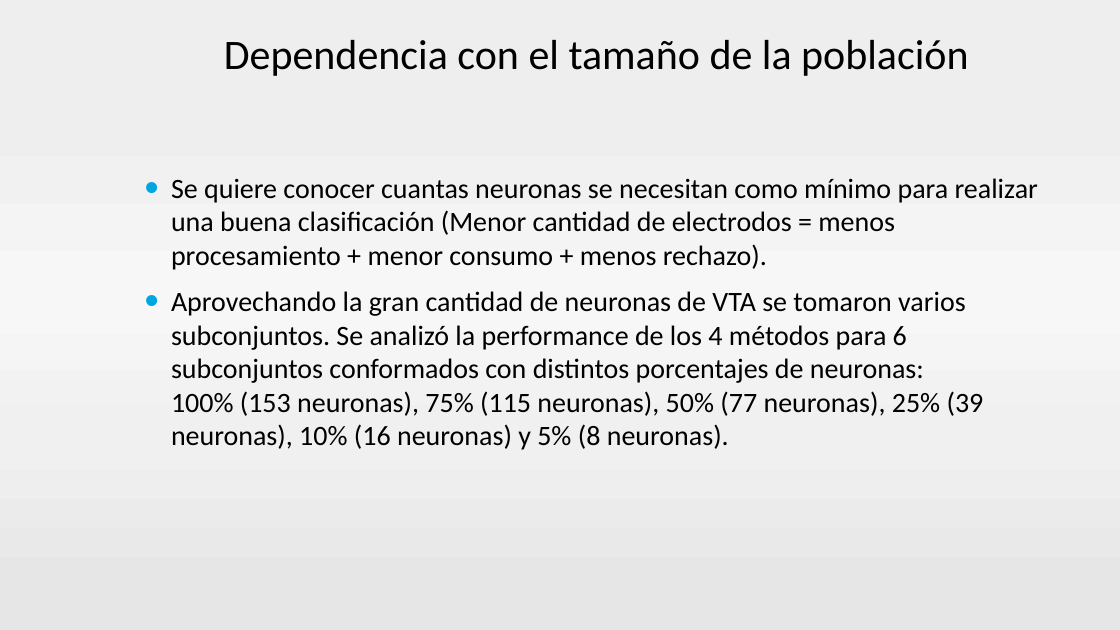
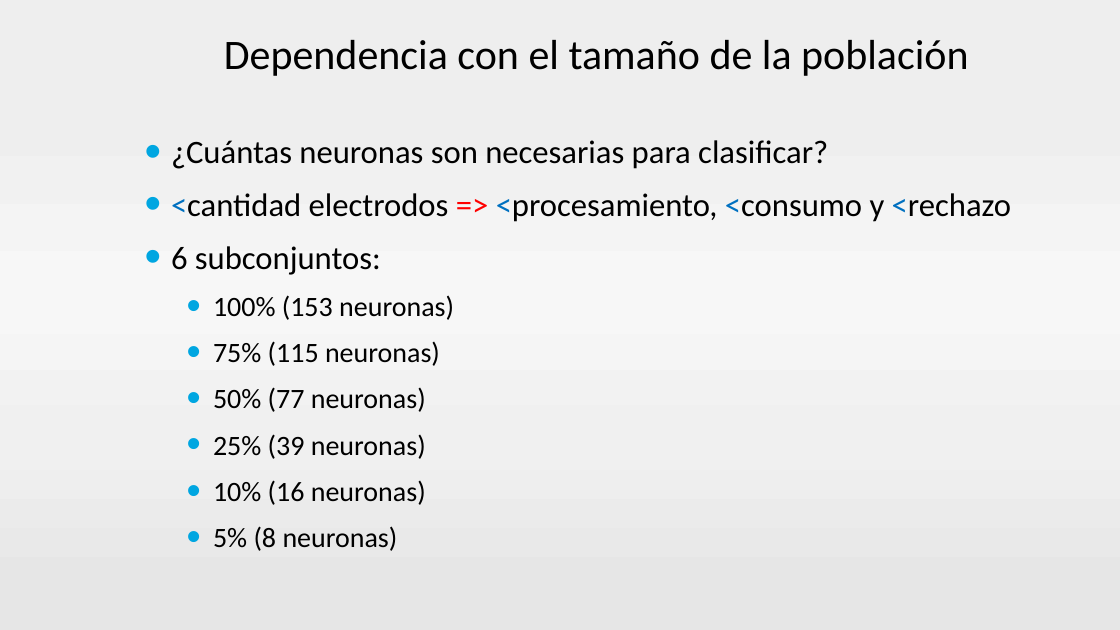
Before and after one commit to neozero86/tesis-megea, a slide deck: slide 44 of Presentacion/PresentacionTesis v2.pptx (slide 45 before the commit). Drawn at 1120x630 pixels with LibreOffice and Linux fonts; fonts in the diff are those of the drawing; background and template pictures are left out. Boxes give left, top, right and bottom in pixels: in the first picture for what was removed or moved away, otherwise in the second. Text is boxed around its words. In the diff, an @@ line names an element or a change of style, - is before the commit and + after.

```diff
--- a/Presentacion/PresentacionTesis v2.pptx
+++ b/Presentacion/PresentacionTesis v2.pptx
@@ text at bbox=[171, 140, 1011, 551]: text changed; size 24 to 28 pt @@
-• Se quiere conocer cuantas neuronas se necesitan como mínimo para realizar una buena clasificación (Menor cantidad de electrodos = menos procesamiento + menor consumo + menos rechazo).
-• Aprovechando la gran cantidad de neuronas de VTA se tomaron varios subconjuntos. Se analizó la performance de los 4 métodos para 6 subconjuntos conformados con distintos porcentajes de neuronas:
-  100% (153 neuronas), 75% (115 neuronas), 50% (77 neuronas), 25% (39 neuronas), 10% (16 neuronas) y 5% (8 neuronas).
+• ¿Cuántas neuronas son necesarias para clasificar?
+• <cantidad electrodos => <procesamiento, <consumo y <rechazo
+• 6 subconjuntos:
+  • 100% (153 neuronas)
+  • 75% (115 neuronas)
+  • 50% (77 neuronas)
+  • 25% (39 neuronas)
+  • 10% (16 neuronas)
+  • 5% (8 neuronas)
```
Also in this commit, not shown: 26 other slides changed, 1 slide added, 2 slides removed.
